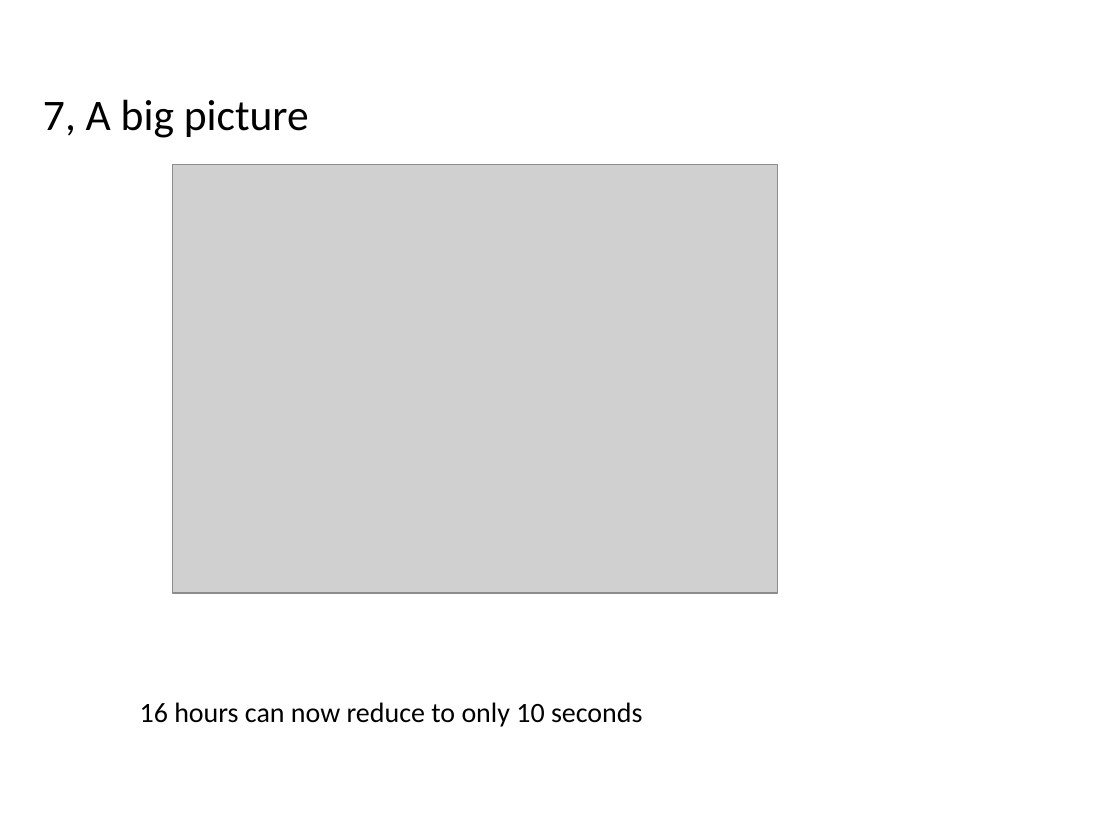
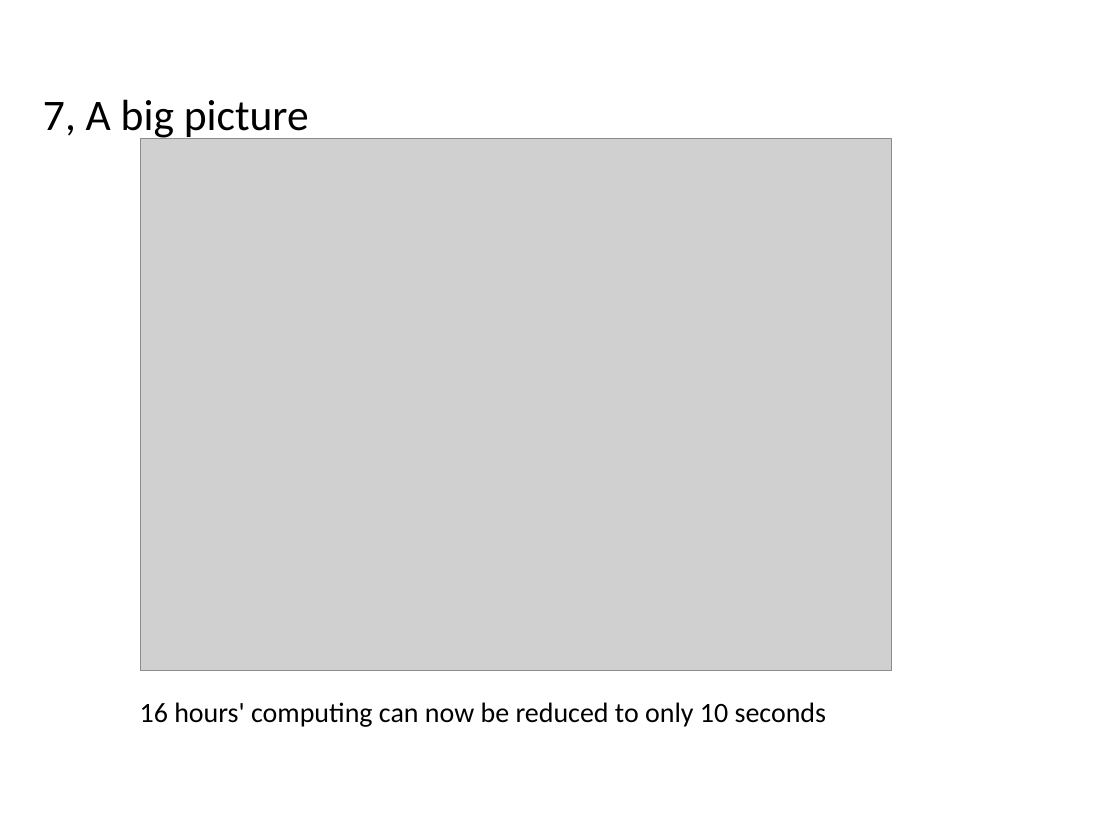
Before and after one commit to deyiaodiao/APSP_CUDA, a slide deck: slide 15 of report/CS677 Final Project.pptx (slide 14 before the commit). Drawn at 1120x840 pixels with LibreOffice and Linux fonts; fonts in the diff are those of the drawing; grey boxes stand for pictures. Boxes give left, top, right and bottom in pixels: in the first picture for what was removed or moved away, otherwise in the second. Text is boxed around its words. In the diff, an @@ line names an element or a change of style, - is before the commit and + after.

```diff
--- a/report/CS677 Final Project.pptx
+++ b/report/CS677 Final Project.pptx
@@ picture: place and size @@
-picture at bbox=[172, 165, 777, 594]
+picture at bbox=[140, 139, 890, 671]
@@ text at bbox=[140, 702, 827, 727]: text changed @@
-16 hours can now reduce to only 10 seconds
+16 hours' computing can now be reduced to only 10 seconds
```
Also in this commit, not shown: 12 other slides changed, 1 slide added, 3 other files.
